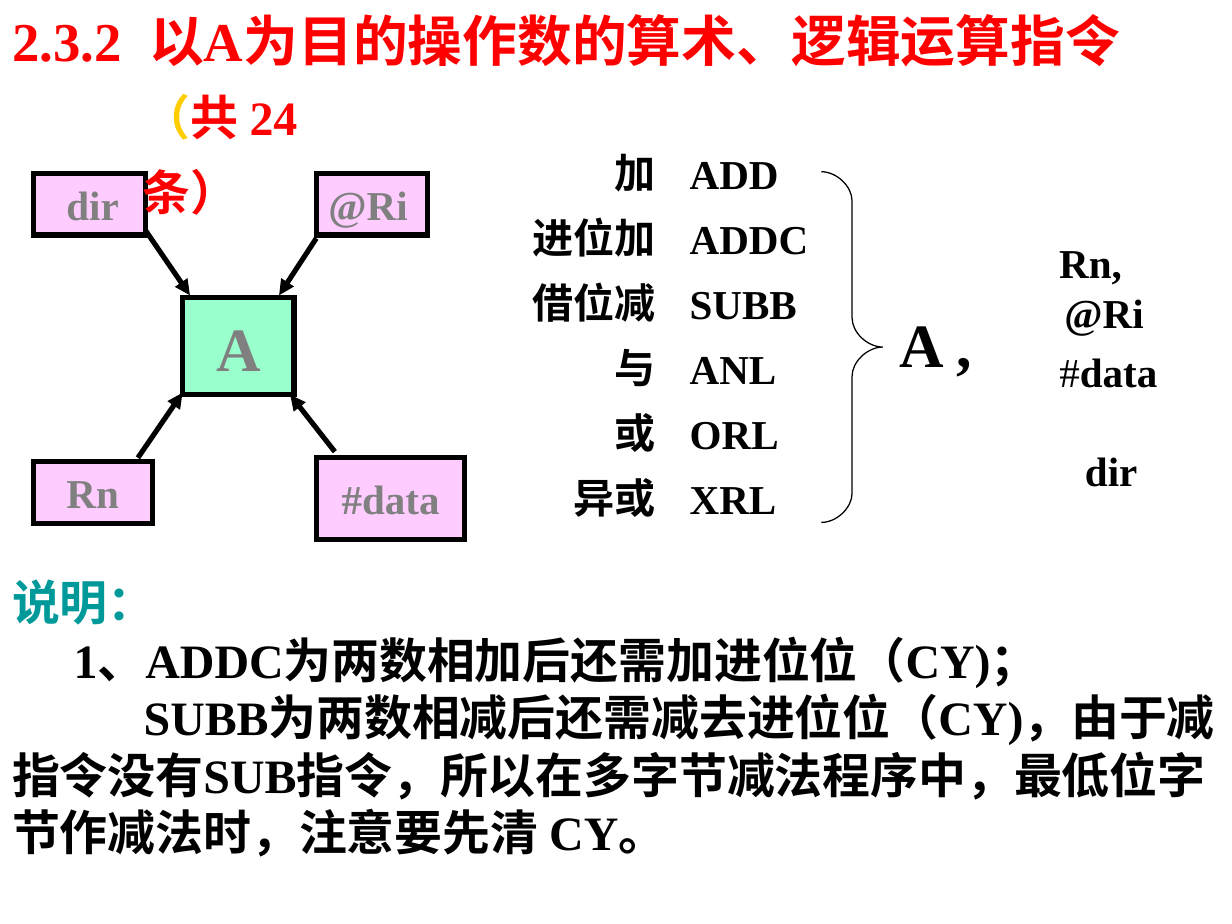
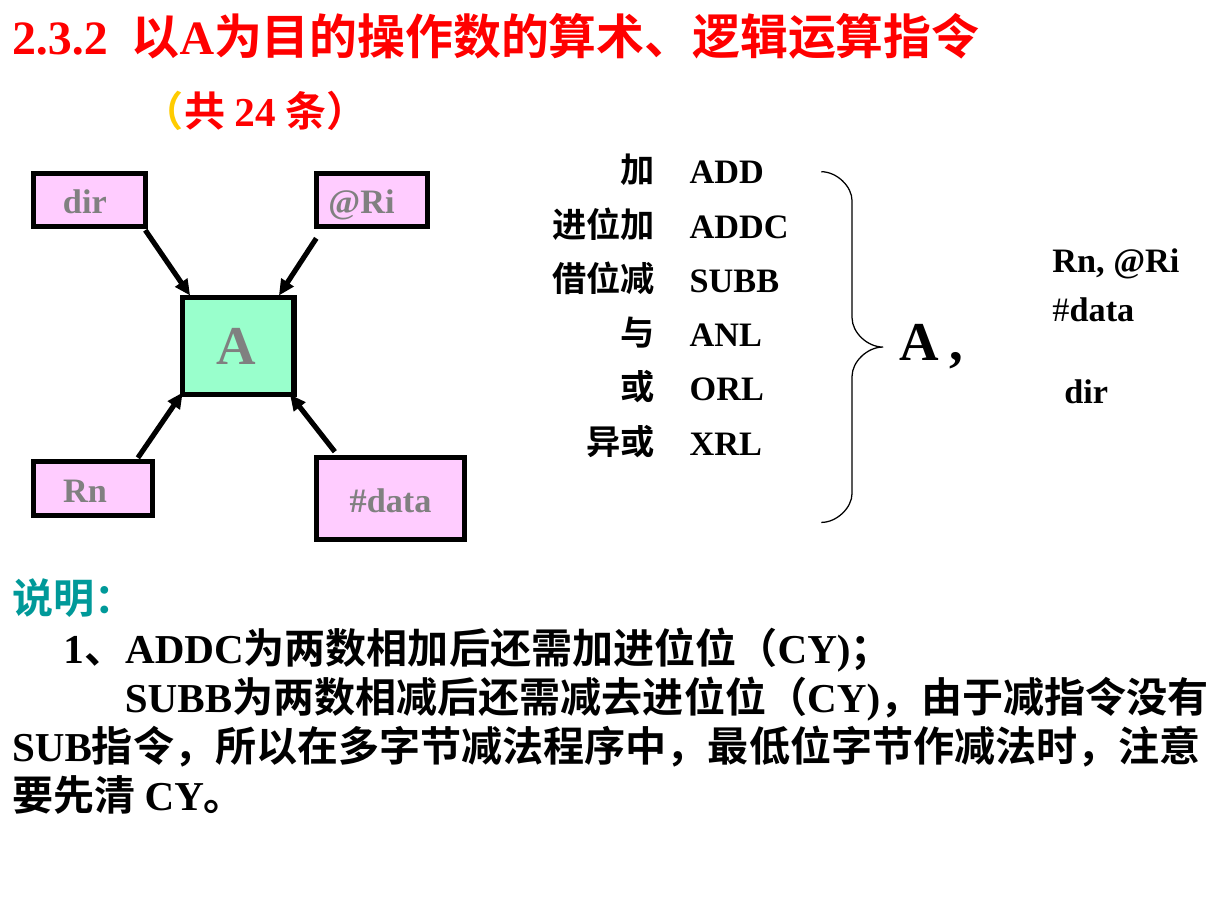
Before and after one commit to ZJWang9928/Own-Notes, a slide deck: slide 26 of 单片机课件/第2章+单片机指令系统-1.ppt. Drawn at 1232x924 pixels with LibreOffice and Linux fonts; fonts in the diff are those of the drawing. Boxes give left, top, right and bottom in pixels: in the first picture for what was removed or moved away, otherwise in the second. Text is boxed around its words. In the diff, an @@ line names an element or a change of style, - is before the commit and + after.

```diff
--- a/单片机课件/第2章+单片机指令系统-1.ppt
+++ b/单片机课件/第2章+单片机指令系统-1.ppt
@@ text "2.3.2 以A为目的操作数的算术、逻辑运算指令" at (12,13,980,59): size 32 to 28 pt; less space between paragraphs @@
@@ text "（共 24 条）" at (143,90,368,130): size 28 to 24 pt; less space between paragraphs @@
@@ rectangle "dir": place and size @@
-rectangle "dir" at (33,174,144,235)
+rectangle "dir" at (33,174,144,228)
@@ rectangle "@Ri": place and size @@
-rectangle "@Ri" at (317,174,429,235)
+rectangle "@Ri" at (317,174,429,228)
@@ size 24 to 20 pt; less space between paragraphs in 6 elements at (1052,248,1179,404), (33,462,153,516), (317,174,429,228), (33,174,144,228), (690,160,789,455), (552,153,655,457) @@
@@ text "A ," at (900,324,940,360): size 36 to 32 pt; less space between paragraphs @@
@@ text "A" at (217,328,257,364): size 36 to 32 pt; less space between paragraphs @@
@@ rectangle "Rn": place and size @@
-rectangle "Rn" at (33,462,153,524)
+rectangle "Rn" at (33,462,153,516)
@@ rectangle "#data" at (317,458,466,540): size 24 to 20 pt @@
@@ text "说明：" at (12,578,1209,814): size 28 to 24 pt @@
```
Also in this commit, not shown: 19 other slides changed, 17 other files.
